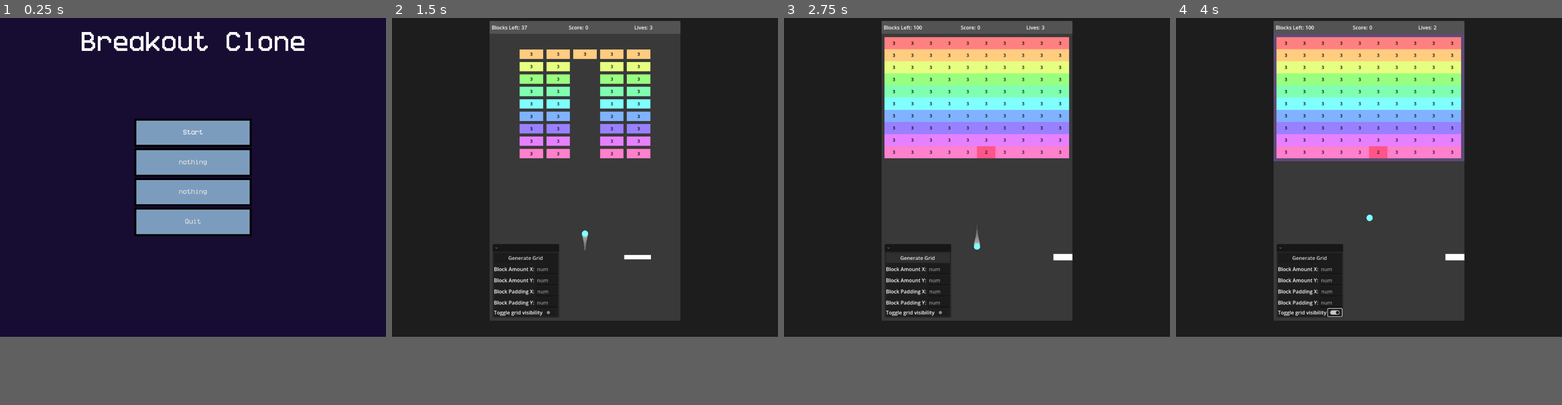
Above: before the commit, frames 1-4 (left to right).
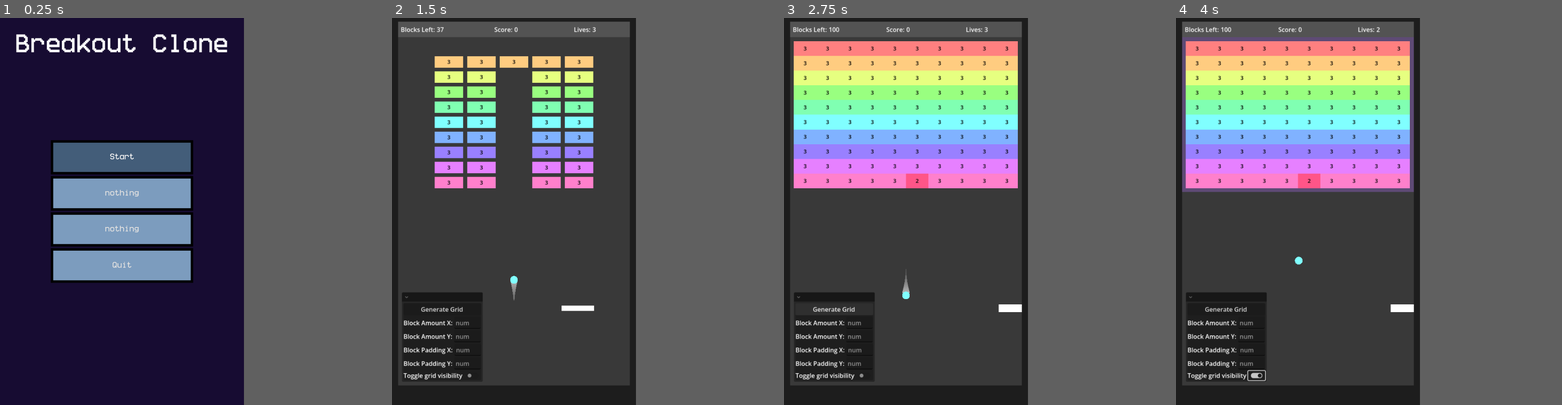
Above: after the commit, the same moments.

Repository: ProudFridge/Breakout
Game: Godot game, scene res://scenes/main_menu/main_menu.tscn
Two runs of this game, one before a commit and one after it. Both use one fixed random seed, a clock stepped at 60 frames per second and the inputs below. Sound files missing from this copy of the repository are replaced by a short silence.
Inputs (mouse positions are in pixels of both pictures, inside the frame that each line leads up to; where the layout moved, square brackets give the same spot in the first picture):
- Up to frame 1 (0.25 s): no input
- Up to frame 2 (1.5 s): click "Start" at 0.5 s; tap Enter at 1.25 s; move the mouse to (669, 161) at 1.27 s; hold D (move_right) from 1.28 s (still down); tap Shift (dash) at 1.35 s; click (669, 161) at 1.42 s
- Up to frame 3 (2.75 s): release D (move_right) at 2 s; click "Generate Grid" at 2 s
- Up to frame 4 (4 s): click (1303, 312) [1334, 312] at 2.75 s; move the mouse to (1291, 192) at 3.52 s; hold Down from 3.53 s (still down); tap Alt at 3.6 s
In our replay, the window is 799x659 before the commit and 505x800 after it. These sizes can differ from the game's own. Grey fills any space a smaller window leaves; there, only what the larger window draws over its background counts as a difference.

The runs differ from the first frame. In frame 1, 18% of the frame differs, in the area x 4-79%, y 3-69%; in frame 2, 45%; in frame 3, 50%; in frame 4, 51%, in the area x 0-75%, y 0-100%.

Commit message:
Add rotation to the block hit effect

Diff:
--- a/project.godot
+++ b/project.godot
@@ -29,6 +29,7 @@
 
 [display]
 
+window/size/viewport_width=600
 window/size/viewport_height=950
 
 [editor_plugins]
--- a/scenes/block/block.gd
+++ b/scenes/block/block.gd
@@ -49,7 +49,12 @@
 
 func apply_hit_effects() -> void:
 	mesh.scale = effectScale
+	mesh.rotation = randf_range(-0.8, 0.8)
 
 	var tween: Tween = get_tree().create_tween()
 	tween.tween_property(mesh, "scale", Vector2(1,1), effectTime).set_trans(Tween.TRANS_EXPO).set_ease(Tween.EASE_OUT)
 	tween.tween_callback(func() -> void: tween.kill())
+
+	var rotTween: Tween = get_tree().create_tween()
+	rotTween.tween_property(mesh, "rotation", 0, effectTime).set_trans(Tween.TRANS_EXPO).set_ease(Tween.EASE_OUT)
+	rotTween.tween_callback(func() -> void: rotTween.kill())
--- a/scenes/main_menu/main_menu.tscn
+++ b/scenes/main_menu/main_menu.tscn
@@ -13,7 +13,7 @@
 gradient = SubResource("Gradient_0ebjn")
 
 [sub_resource type="LabelSettings" id="LabelSettings_2m7xh"]
-font_size = 64
+font_size = 50
 
 [node name="MainMenu" type="Control" unique_id=740092537]
 layout_mode = 3
--- a/scenes/main_menu/main_theme.tres
+++ b/scenes/main_menu/main_theme.tres
@@ -3,7 +3,7 @@
 [ext_resource type="FontFile" uid="uid://dl2r5vgsaa8h3" path="res://assets/fonts/better_vcr/BetterVCR 25.09.ttf" id="1_hghty"]
 
 [sub_resource type="StyleBoxFlat" id="StyleBoxFlat_vmyj4"]
-bg_color = Color(0.4862745, 0.6117647, 0.74509805, 1)
+bg_color = Color(0.2627451, 0.3647059, 0.4745098, 1)
 border_width_left = 6
 border_width_top = 6
 border_width_right = 6
--- a/scenes/managers/boundary_manager/boundary_manager.gd
+++ b/scenes/managers/boundary_manager/boundary_manager.gd
@@ -11,9 +11,6 @@
 
 # Called when the node enters the scene tree for the first time.
 func _ready() -> void:
-	print("GameAreaSize: ", gameAreaSize)
-	print("BlockAreaSize: ", blockAreaSize)
-
 	# Set up the world boundaries and add the screen edges
 	# Should change later for custom level sizes
 	left_wall.position = Vector2(0,0)
